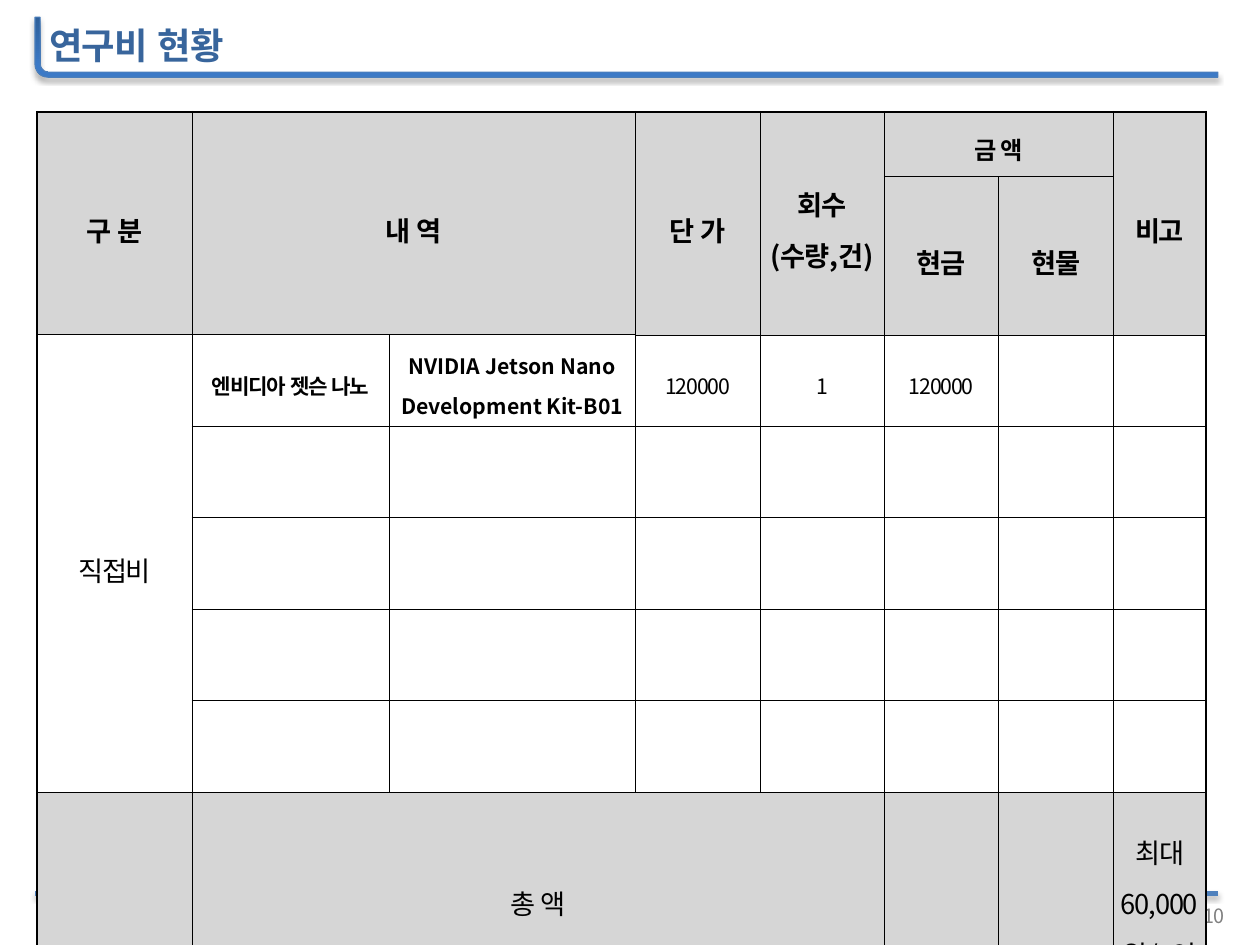
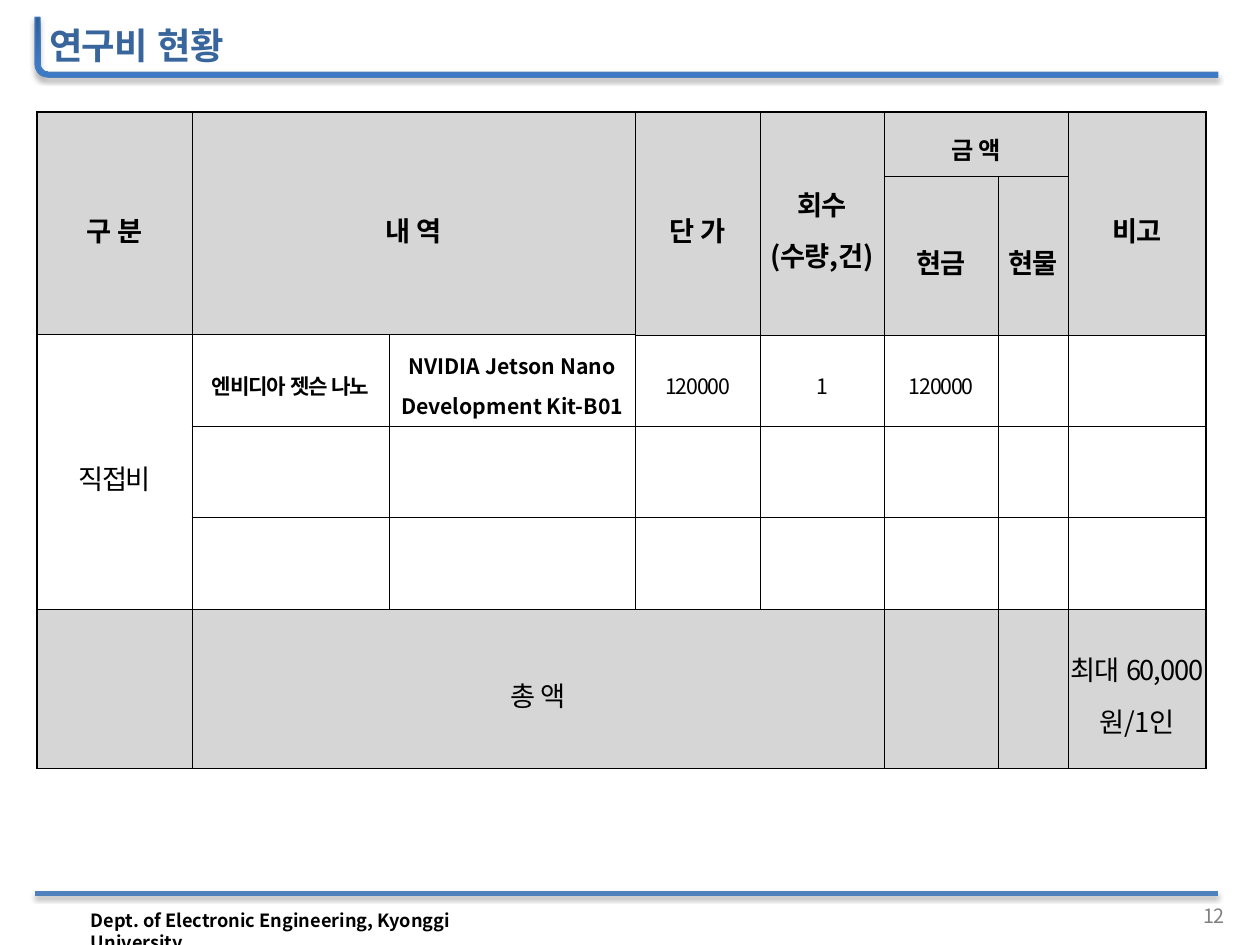
Before and after one commit to woojin1027/THE-FACO, a slide deck: slide 13 of 공학설계 자료/공학설계_중간보고_발표자료(양식).pptx (slide 11 before the commit). Drawn at 1260x945 pixels with LibreOffice and Linux fonts; fonts in the diff are those of the drawing; background and template pictures are left out. Boxes give left, top, right and bottom in pixels: in the first picture for what was removed or moved away, otherwise in the second. Text is boxed around its words. In the diff, an @@ line names an element or a change of style, - is before the commit and + after.

```diff
--- a/공학설계 자료/공학설계_중간보고_발표자료(양식).pptx
+++ b/공학설계 자료/공학설계_중간보고_발표자료(양식).pptx
@@ table at bbox=[37, 111, 1208, 741] @@
-row 6:  |  |  |  |  |  |  | 
-row 7:  |  |  |  |  |  |  | 
@@ page number at bbox=[1203, 908, 1225, 923]: text changed @@
-10
+12
```
Also in this commit, not shown: 3 other slides changed, 2 slides added, 1 other file.
